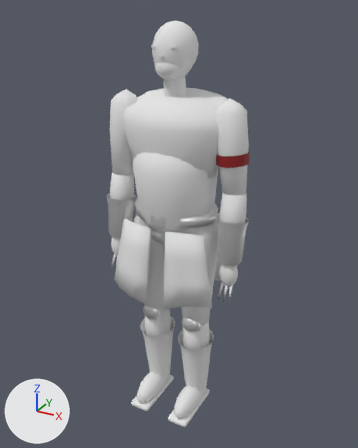
The FBX model Client/Assets/Resources/Models/hero_fenrax.fbx, before and after one commit.
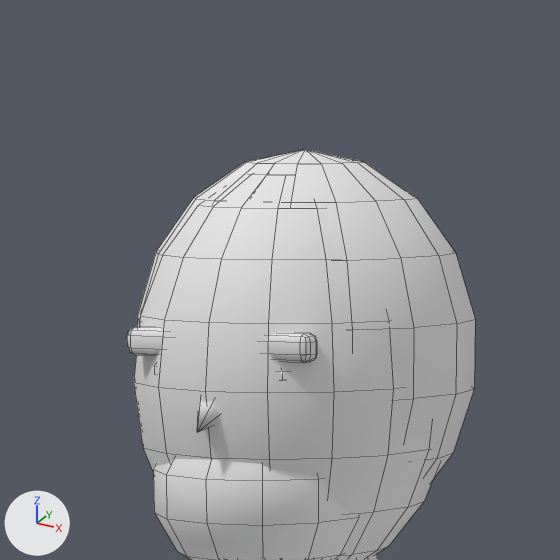
Old and new are each drawn whole from a 50 mm camera at (1.024, -1.829, 1.914) aimed at (-0.014, 0.057, 0.971) and again close up on the part from 37% to 59% of the width and 0% to 17% of the height. Arrows for +X, +Y and +Z are at lower left; the lights stay in place. The older version's two pictures come first. The close-ups show mesh edges as thin lines.

In view in the first close-up: 'hero_fenrax'.
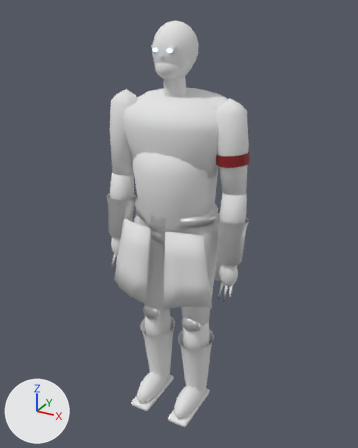
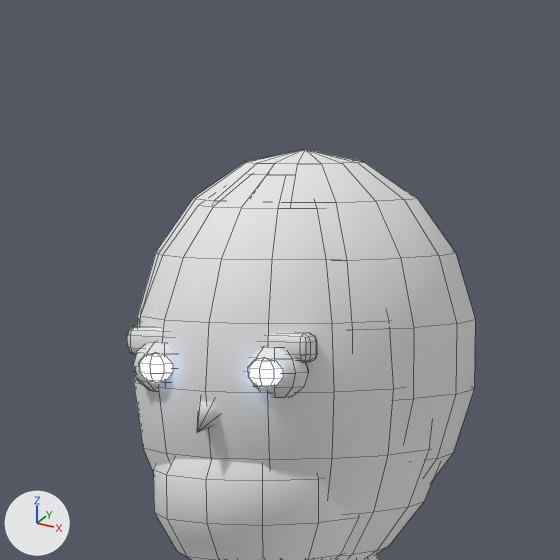
Diff of the bpy script that builds the scene:
```diff
--- a/Client/Assets/Resources/Models/hero_fenrax.fbx.py
+++ b/Client/Assets/Resources/Models/hero_fenrax.fbx.py
@@ me_hero_fenrax @@
 # used by ob_hero_fenrax; location = (0.0, 0.0, 0.0)
-me_hero_fenrax.from_pydata(...)  # 2413 vertices, 2658 faces; spans x -0.36..0.36, y -0.21..0.29, z -0.01..1.86
+me_hero_fenrax.from_pydata(...)  # 2573 vertices, 2832 faces; spans x -0.36..0.36, y -0.21..0.29, z -0.01..1.86
+# me_hero_fenrax part 1
+# 39 vertices are removed from x -0.04..0.04, y -0.09..-0.08, z 1.75..1.76
+# 78 faces are deleted
+# 16 vertices move from x -0.04..0.04, y -0.09..-0.08, z 1.75..1.76 to x -0.04..0.04, y -0.1..-0.08, z 1.75..1.76
+# 143 vertices are added at x -0.05..0.05, y -0.11..-0.08, z 1.74..1.77
+# 118 new faces join them, mat_bf_matte (white #e7e7e7)
+# 80 new faces join them, mat_bf_glow_99ccff (white #e7e7e7, glowing blue #99ccff)
+# other edits to the shape of me_hero_fenrax do not show in these pictures
 me_hero_fenrax.materials.append(mat_bf_matte)
```

Boxes [x1, y1, x2, y2] around the edits, measured in the close-ups (560 x 560 px):
part 1 of me_hero_fenrax, built on: after [132, 342, 308, 398]
